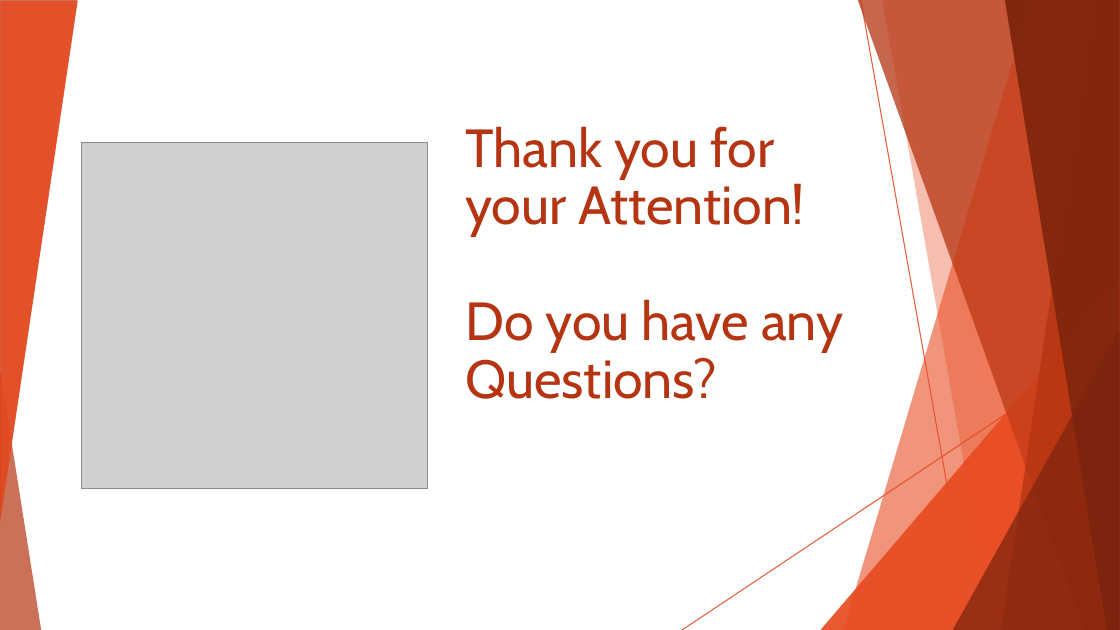
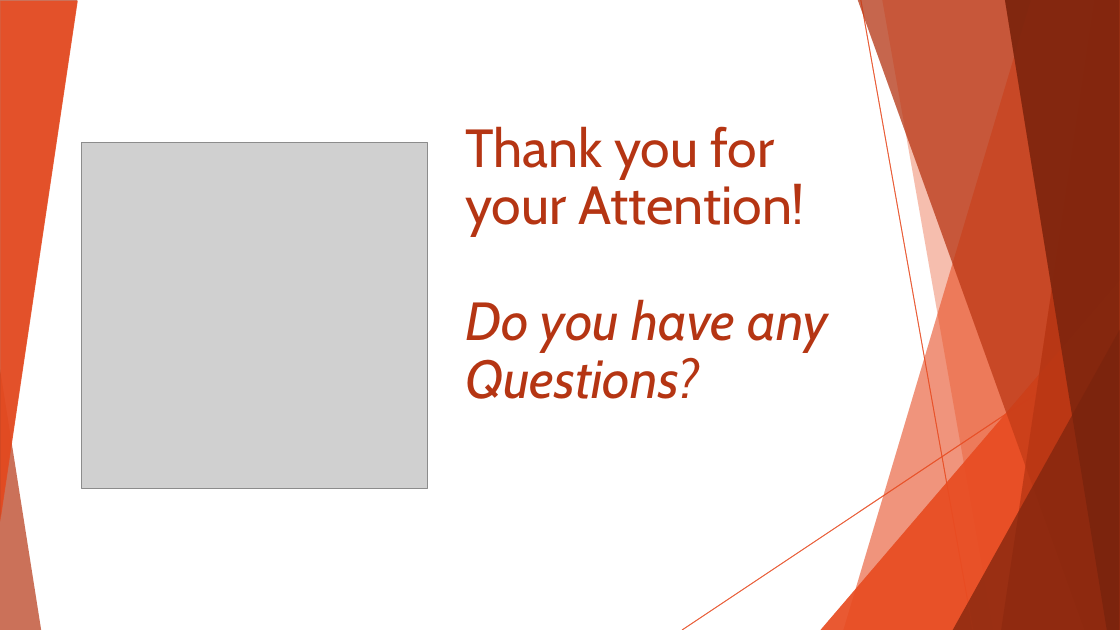
Before and after one commit to amodes01/ADE, a slide deck: slide 33 of Documentation/Thesis_Defend.PPTX (slide 31 before the commit). Drawn at 1120x630 pixels with LibreOffice and Linux fonts; fonts in the diff are those of the drawing; grey boxes stand for pictures. Boxes give left, top, right and bottom in pixels: in the first picture for what was removed or moved away, otherwise in the second. Text is boxed around its words. In the diff, an @@ line names an element or a change of style, - is before the commit and + after.

```diff
--- a/Documentation/Thesis_Defend.PPTX
+++ b/Documentation/Thesis_Defend.PPTX
@@ title "Thank you for your Attention! ..." at [465, 126, 828, 399]: italic on in "Do you have any Questions?" @@
```
Also in this commit, not shown: 14 other slides changed, 10 slides added, 7 slides removed, 3 other files.
